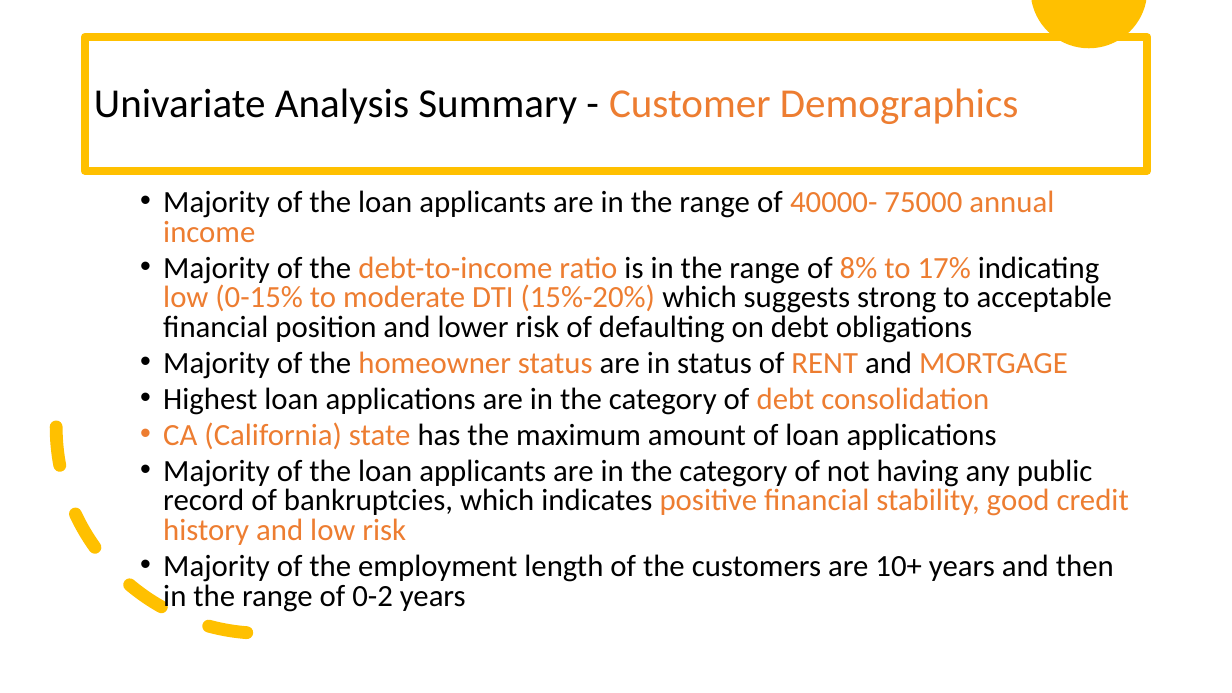
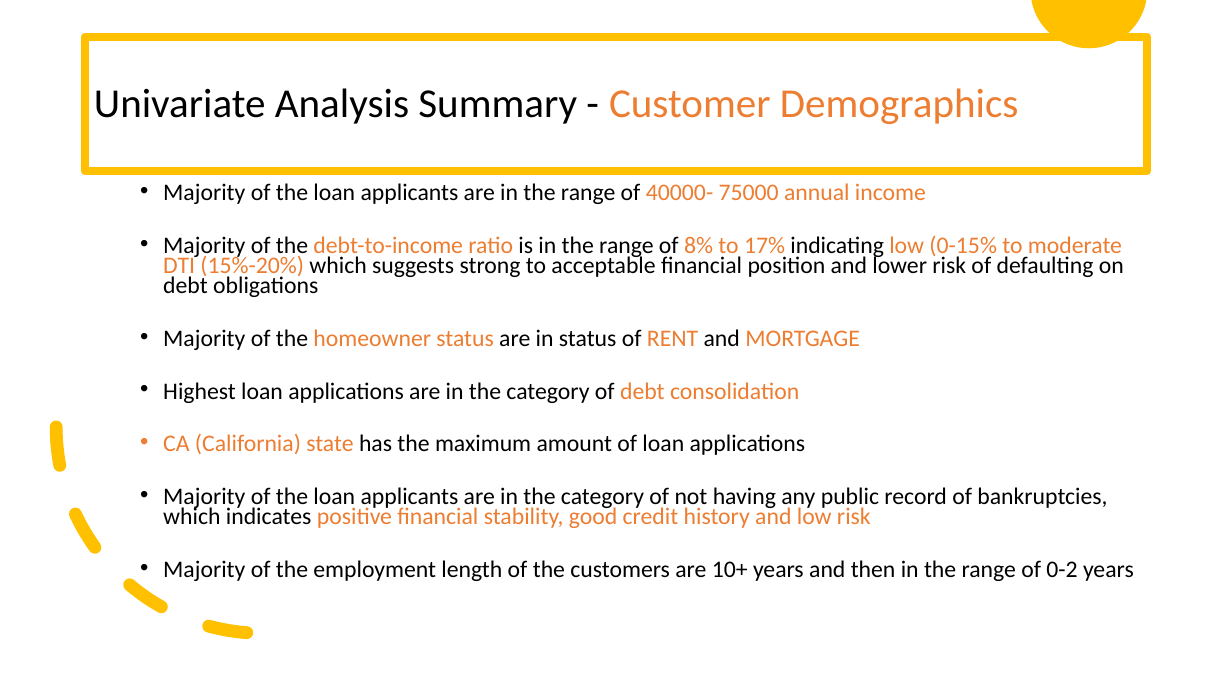
Before and after one commit to prachigoliwadekar/LendingClubCaseStudy, a slide deck: slide 35 of LendingClubCaseStudy.pptx (slide 26 before the commit). Drawn at 1232x693 pixels with LibreOffice and Linux fonts; fonts in the diff are those of the drawing. Boxes give left, top, right and bottom in pixels: in the first picture for what was removed or moved away, otherwise in the second. Text is boxed around its words. In the diff, an @@ line names an element or a change of style, - is before the commit and + after.

```diff
--- a/LendingClubCaseStudy.pptx
+++ b/LendingClubCaseStudy.pptx
@@ text "Majority of the loan applicants ..." at <box>163,183,1134,581</box>: size 24 to 18.5 pt; line spacing 0.8 to 0.7 @@
```
Also in this commit, not shown: 7 other slides changed, 16 slides added, 4 slides removed, 2 other files.
